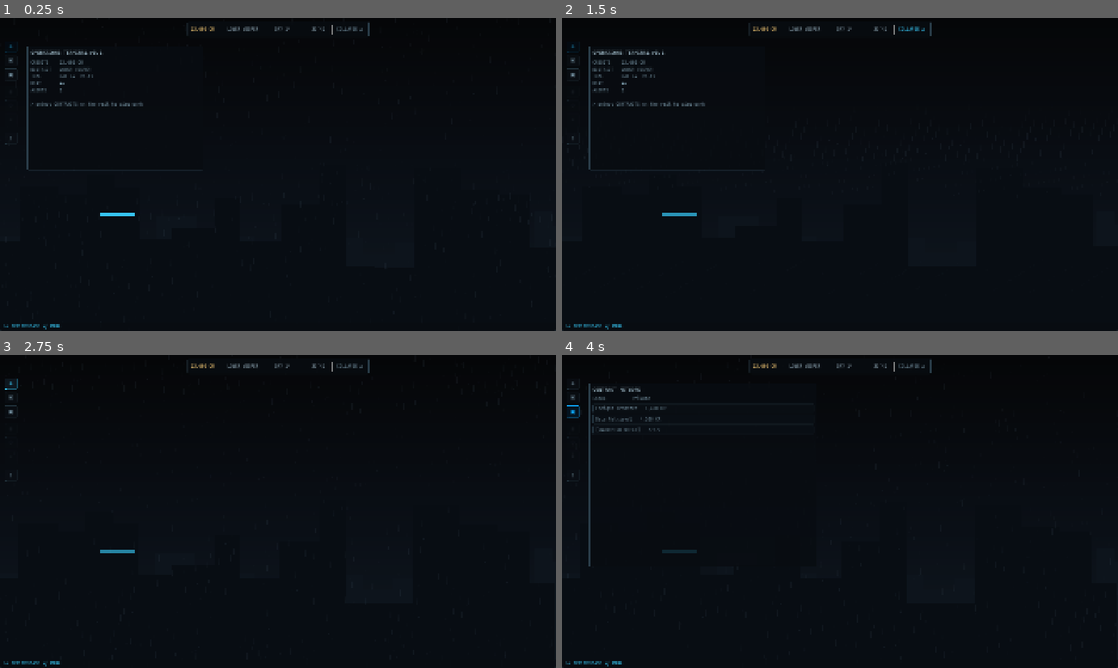
Above: before the commit, frames 1-4 (two rows, left to right).
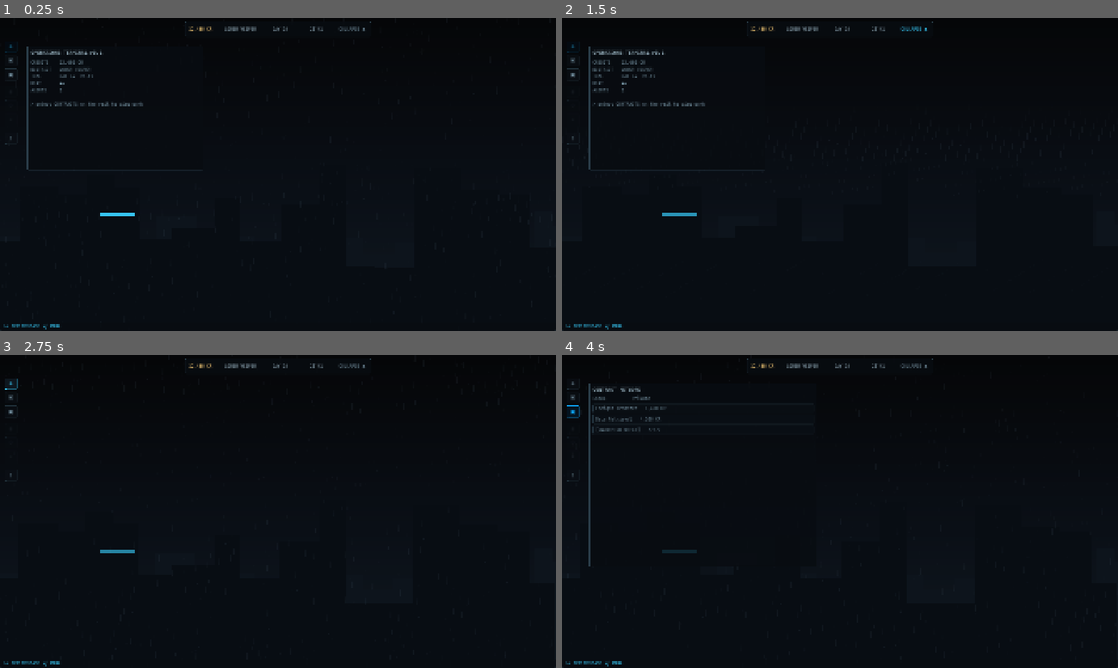
Above: after the commit, the same moments.

Repository: merlinbr/operator
Game: Godot game, scene res://scenes/main/main.tscn
The game is run twice, just before and just after one commit, with the same random seed, the same clock (stepped at 60 frames per second) and the same inputs.
Inputs:
- Up to frame 1 (0.25 s): no input
- Up to frame 2 (1.5 s): click "COLLAPSE ▲" at 0.5 s; click "EXPAND ▼" at 1.25 s
- Up to frame 3 (2.75 s): click "◈" at 2 s
- Up to frame 4 (4 s): click "✉" at 2.75 s; click "▣" at 3.5 s

The runs differ from the first frame. In frame 1, 0.2% of the frame differs, in the area x 33-67%, y 1-6%; in frame 2, 0.2%; in frame 3, 0.2%; in frame 4, 0.2%.

Commit message:
fix: center compact time field

Diff:
--- a/scenes/ui/status_chip.gd
+++ b/scenes/ui/status_chip.gd
@@ -38,13 +38,13 @@
 	_time_label.custom_minimum_size.x = COMPACT_FIELD_WIDTH
 	_time_label.horizontal_alignment = HORIZONTAL_ALIGNMENT_CENTER
 	row.add_child(_credits_label)
-	_add_status_divider(row)
+	_add_divider(row)
 	row.add_child(_district_label)
-	_add_status_divider(row)
+	_add_divider(row)
 	row.add_child(_day_label)
-	_add_status_divider(row)
+	_add_divider(row)
 	row.add_child(_time_label)
-	row.add_child(VSeparator.new())
+	_add_divider(row, 0)
 	_collapse_button = Button.new()
 	_collapse_button.name = "WorkspaceAction"
 	_collapse_button.flat = true
@@ -52,11 +52,11 @@
 	_collapse_button.pressed.connect(_on_workspace_action_pressed)
 	row.add_child(_collapse_button)
 
-func _add_status_divider(row: HBoxContainer) -> void:
+func _add_divider(row: HBoxContainer, margin_right: int = STATUS_DIVIDER_MARGIN) -> void:
 	var margin := MarginContainer.new()
 	margin.mouse_filter = Control.MOUSE_FILTER_IGNORE
 	margin.add_theme_constant_override("margin_left", STATUS_DIVIDER_MARGIN)
-	margin.add_theme_constant_override("margin_right", STATUS_DIVIDER_MARGIN)
+	margin.add_theme_constant_override("margin_right", margin_right)
 	var divider := VSeparator.new()
 	divider.mouse_filter = Control.MOUSE_FILTER_IGNORE
 	margin.add_child(divider)
--- a/tests/test_status_chip.gd
+++ b/tests/test_status_chip.gd
@@ -71,8 +71,17 @@
 		check(padded_divider.get_theme_constant("margin_right") == 16,
 			"status divider %d has 16 px right padding" % child_index)
 
-	check(row_children.size() > 7 and row_children[7] is VSeparator,
-		"existing divider remains immediately after the time field")
+	var action_divider: MarginContainer = null
+	if row_children.size() > 7:
+		action_divider = row_children[7] as MarginContainer
+	check(action_divider != null, "action divider has matching time-field padding")
+	if action_divider != null:
+		check(action_divider.get_child_count() == 1 and action_divider.get_child(0) is VSeparator,
+			"action divider contains one VSeparator")
+		check(action_divider.get_theme_constant("margin_left") == 16,
+			"action divider has 16 px left padding")
+		check(action_divider.get_theme_constant("margin_right") == 0,
+			"action divider has no trailing padding")
 	check(row_children.size() > 8 and row_children[8] == action,
 		"workspace action remains the final row child")
 	var requested := [false]
